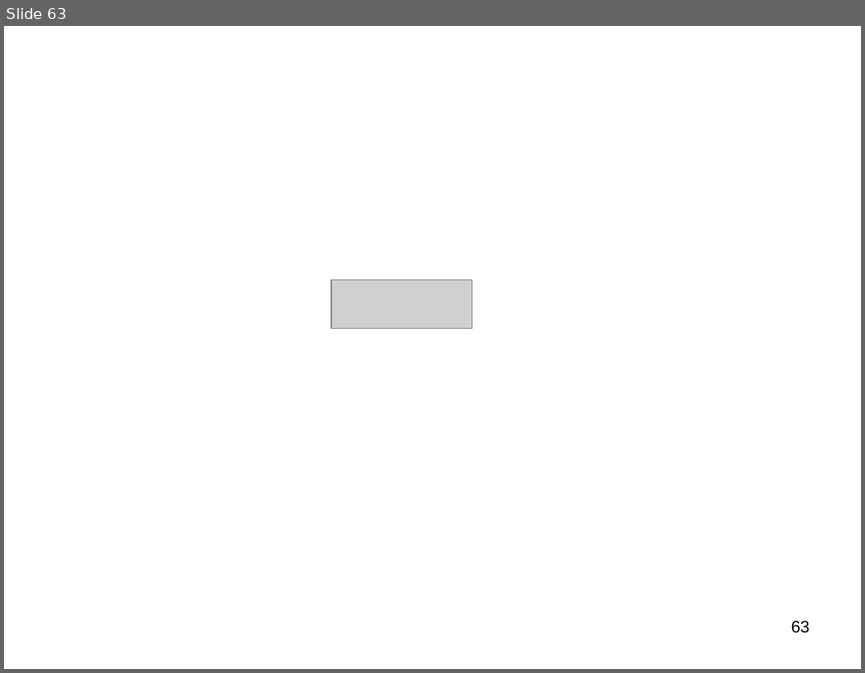
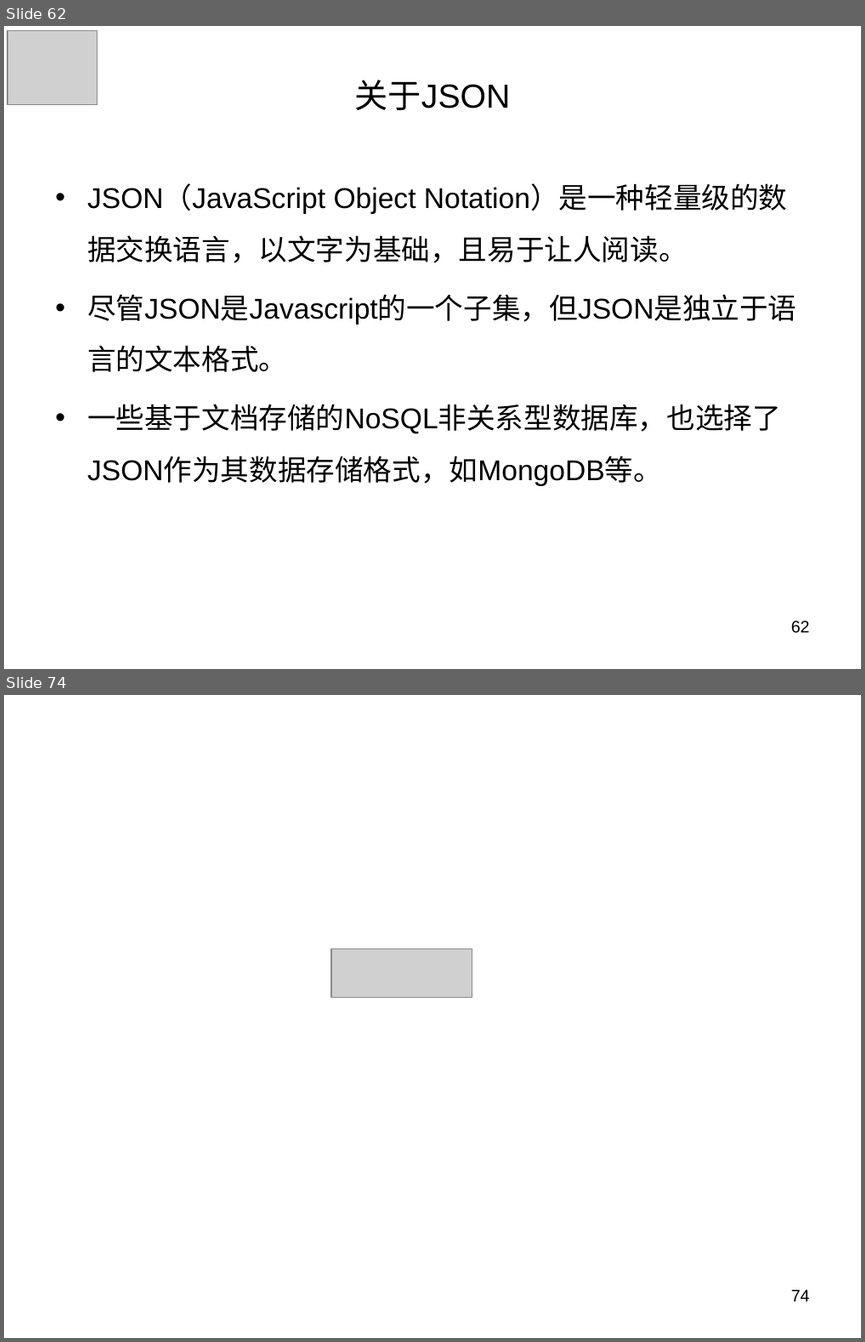
Before and after one commit to panxuepeng/javascript, a slide deck: ppt/1-1（第一天课程）.ppt. Shown one above the other, each under a label of ours: slide 63 before the commit, slides 62 and 74 after it; the slides between them are not shown. The pictures are 865x673 and 865x1342 pixels, drawn with LibreOffice and Linux fonts; fonts in the diff are those of the drawing; grey boxes stand for pictures. Boxes give left, top, right and bottom in pixels: in the first picture for what was removed or moved away, otherwise in the second. Text is boxed around its words. In the diff, an @@ line names an element or a change of style, - is before the commit and + after.

```diff
--- a/ppt/1-1（第一天课程）.ppt
+++ b/ppt/1-1（第一天课程）.ppt
@@ slide 62 added at [4,26,861,669], background #FFFFFF @@
@@ picture added at [7,30,98,105] @@
@@ title added at [355,80,511,110], 28 pt, text #000000 @@
+关于JSON
@@ text added at [87,185,796,486], 24 pt, text #000000 @@
+• JSON（JavaScript Object Notation）是一种轻量级的数据交换语言，以文字为基础，且易于让人阅读。
+• 尽管JSON是Javascript的一个子集，但JSON是独立于语言的文本格式。
+• 一些基于文档存储的NoSQL非关系型数据库，也选择了JSON作为其数据存储格式，如MongoDB等。
@@ page number added at [791,620,810,633], 14 pt, text #000000 @@
+62
@@ what was slide 63 is now slide 74 @@
@@ page number at [791,1289,810,1301]: text changed @@
-63
+74
```
Also in this commit, not shown: 59 slides changed, 12 other slides added, 2 slides removed, 1 other file.
